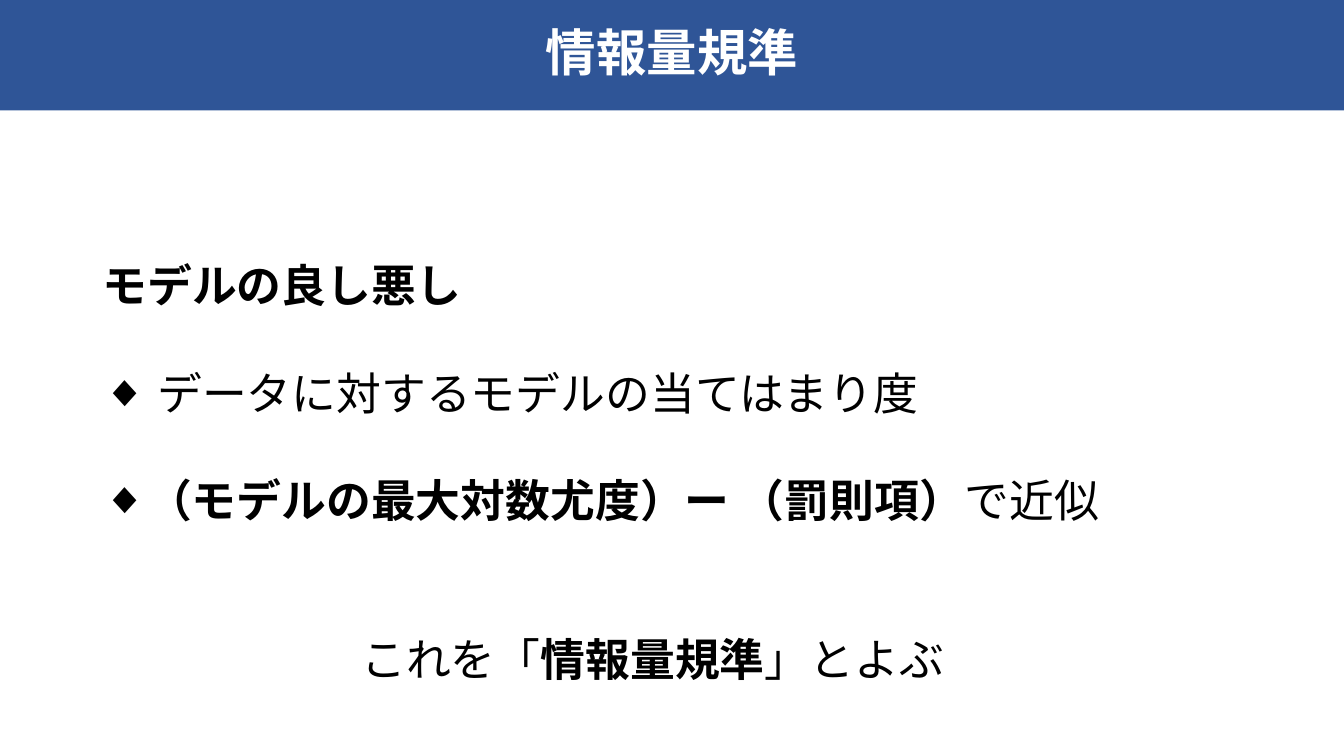
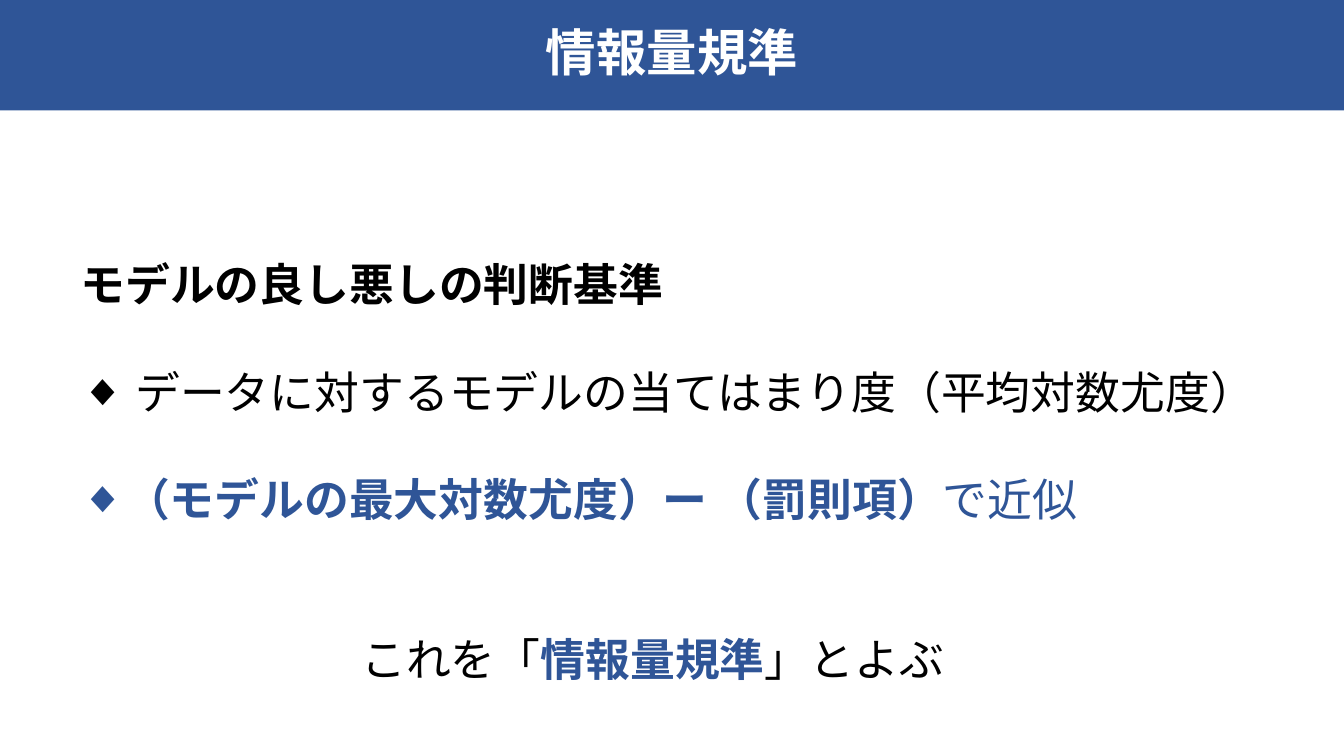
Before and after one commit to raryosu/graduation-research, a slide deck: slide 8 of docs/interim-presen/interim_hagihara.pptx. Drawn at 1344x756 pixels with LibreOffice and Linux fonts; fonts in the diff are those of the drawing. Boxes give left, top, right and bottom in pixels: in the first picture for what was removed or moved away, otherwise in the second. Text is boxed around its words. In the diff, an @@ line names an element or a change of style, - is before the commit and + after.

```diff
--- a/docs/interim-presen/interim_hagihara.pptx
+++ b/docs/interim-presen/interim_hagihara.pptx
@@ text "モデルの良し悪しの判断基準": place and size @@
-text "モデルの良し悪しの判断基準" at (102,263,1099,522)
+text "モデルの良し悪しの判断基準" at (80,262,1255,521)
@@ text at (80,262,1255,413): text changed @@
-モデルの良し悪し
-◆ データに対するモデルの当てはまり度
+モデルの良し悪しの判断基準
+◆ データに対するモデルの当てはまり度（平均対数尤度）
@@ text at (125,477,1077,521): text colour #000000 to #2F5597 in "（モデルの最大対数尤度）ー （罰則項）で近似" @@
@@ text "これを「情報量規準」とよぶ" at (361,638,944,680): text colour #000000 to #2F5597 in "これを「情報量規準」とよぶ" @@
```
Also in this commit, not shown: 9 other slides changed.
